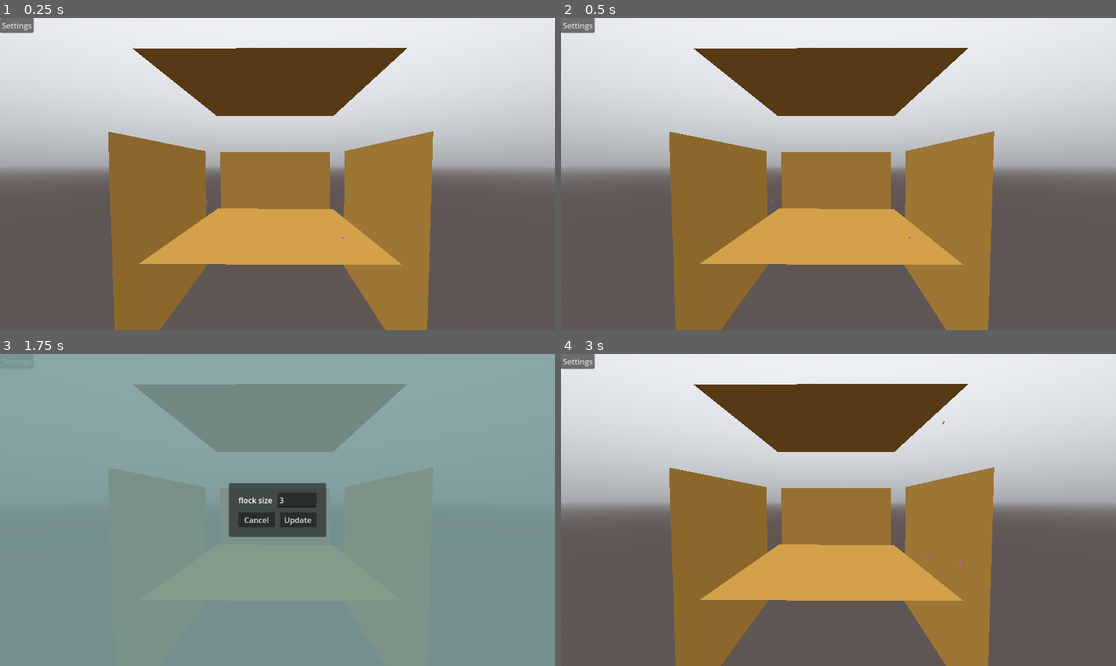
Above: before the commit, frames 1-4 (two rows, left to right).
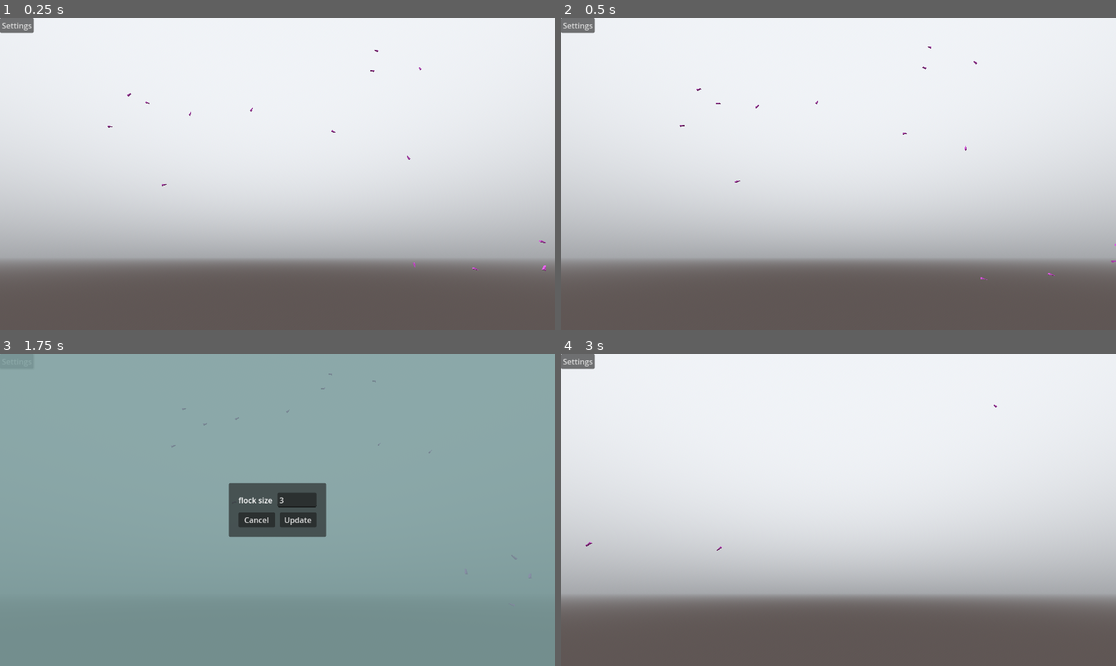
Above: after the commit, the same moments.

Repository: alxwstn/itsaboid
Game: Godot game, scene res://scenes/world.tscn
The game is run twice, just before and just after one commit, with the same random seed, the same clock (stepped at 60 frames per second) and the same inputs.
Inputs:
- Up to frame 1 (0.25 s): no input
- Up to frame 2 (0.5 s): no input
- Up to frame 3 (1.75 s): click "Settings" at 1.25 s
- Up to frame 4 (3 s): click "Update" at 2 s; tap Enter at 2.75 s

The runs differ from the first frame. In frame 1, 63% of the frame differs, in the area x 0-100%, y 9-100%; in frame 2, 63%; in frame 3, 18%; in frame 4, 63%.

Commit message:
it works afaik

Diff:
--- a/scenes/cage.tscn
+++ b/scenes/cage.tscn
@@ -22,6 +22,7 @@
 shape = SubResource("WorldBoundaryShape3D_4bx8y")
 
 [node name="MeshInstance3D" type="MeshInstance3D" parent="Floor"]
+visible = false
 mesh = SubResource("PlaneMesh_h1maf")
 
 [node name="Ceiling" type="StaticBody3D" parent="." groups=["cage"]]
@@ -33,6 +34,7 @@
 shape = SubResource("WorldBoundaryShape3D_4bx8y")
 
 [node name="MeshInstance3D" type="MeshInstance3D" parent="Ceiling"]
+visible = false
 mesh = SubResource("PlaneMesh_h1maf")
 
 [node name="Back" type="StaticBody3D" parent="." groups=["cage"]]
@@ -44,6 +46,7 @@
 shape = SubResource("WorldBoundaryShape3D_4bx8y")
 
 [node name="MeshInstance3D" type="MeshInstance3D" parent="Back"]
+visible = false
 mesh = SubResource("PlaneMesh_h1maf")
 
 [node name="Front" type="StaticBody3D" parent="." groups=["cage"]]
@@ -52,6 +55,7 @@
 collision_mask = 0
 
 [node name="CollisionShape3D" type="CollisionShape3D" parent="Front"]
+visible = false
 shape = SubResource("WorldBoundaryShape3D_4bx8y")
 
 [node name="StageRight" type="StaticBody3D" parent="." groups=["cage"]]
@@ -63,6 +67,7 @@
 shape = SubResource("WorldBoundaryShape3D_4bx8y")
 
 [node name="MeshInstance3D" type="MeshInstance3D" parent="StageRight"]
+visible = false
 mesh = SubResource("PlaneMesh_h1maf")
 
 [node name="StageLeft" type="StaticBody3D" parent="." groups=["cage"]]
@@ -74,4 +79,5 @@
 shape = SubResource("WorldBoundaryShape3D_4bx8y")
 
 [node name="MeshInstance3D" type="MeshInstance3D" parent="StageLeft"]
+visible = false
 mesh = SubResource("PlaneMesh_h1maf")
--- a/scenes/world.tscn
+++ b/scenes/world.tscn
@@ -27,7 +27,7 @@
 environment = SubResource("Environment_bw7qv")
 
 [node name="WorldCamera" parent="." instance=ExtResource("1_hg4r5")]
-transform = Transform3D(0.999976, -0.000278127, 0.00693799, 0, 0.999198, 0.0400553, -0.00694356, -0.0400544, 0.999174, 0.676622, 7.46199, 25.1019)
+transform = Transform3D(1, 0, 0, 0, 0.92521, -0.379456, 0, 0.379456, 0.92521, -0.155364, 1.45013, 20.1776)
 
 [node name="Flock" parent="." instance=ExtResource("2_wqe7o")]
 boid_scene = ExtResource("3_m5yt5")
--- a/scripts/UI.gd
+++ b/scripts/UI.gd
@@ -5,14 +5,7 @@
 var form_state = {
 	"flockSize": "3"
 }
-# Called when the node enters the scene tree for the first time.
-func _ready():
-	pass # Replace with function body.
 
-
-# Called every frame. 'delta' is the elapsed time since the previous frame.
-func _process(delta):
-	pass
 
 func _on_cancel_pressed():
 	$Settings.visible = false
@@ -39,7 +32,6 @@
 		"maxspeed": 3,
 		"minspeed": 2,
 		"flockSize": (form_state["flockSize"] as int)
-		# add boidBounds
 	}
 	$Settings.visible = false
 	state_reset.emit(state)
--- a/scripts/boid.gd
+++ b/scripts/boid.gd
@@ -3,25 +3,12 @@
 class_name Boid
 
 # "velocity" of our static body
-var v = Vector3(0,0,0)
+var v = Vector3(randf_range(-1.0, 1.0),randf_range(-1.0, 1.0),0)
 
 var boidParams
 @onready
 var area = $Area3D
 const area_radius = .5
-
-#var boidParams = {
-	#"boids": [],
-	#"turnfactor": 0.2,
-	#"visualRange": 20,
-	#"protectedRange": 2,
-	#"centeringfactor": 0.0005,
-	#"avoidfactor": 0.05,
-	#"matchingfactor": 0.05,
-	#"maxspeed": 3,
-	#"minspeed": 2,
-	#"flockSize": 3
-#}
 
 # inintialize the boid with a reference to the flock parameters
 func initialize(_boidParams, _position):
@@ -76,12 +63,11 @@
 
 			elif obj.name == "StageLeft":
 				v[0] -= boidParams["turnfactor"]
-				print("STAGELEFT")
 
 			elif obj.name == "StageRight":
 				v[0] += boidParams["turnfactor"]
 
-	# Look where you're going! Scaling made this more immediate *shrug*
+	# Look where you're going! Scaling this take effect more immediately *shrug*
 	look_at(v*100, Vector3.UP, true)
 	# enforce speed limits
 	var speed = v.length()
--- a/scripts/flock.gd
+++ b/scripts/flock.gd
@@ -3,12 +3,14 @@
 # scenes/boid.tscn
 @export var boid_scene: PackedScene
 
+@warning_ignore("unused_parameter")
 func get_initial_boid_pos(xbounds: Vector2, ybounds: Vector2, zbounds: Vector2):
 	return Vector3(
 		randf_range(xbounds[0], xbounds[1]),
 		randf_range(ybounds[0], ybounds[1]),
 		8)
-		# For 3D, Also need to adjust camera and boid implementation
+		# For 3D, would need to adjust camera and boid implementation
+		# in addition to:
 		# randf_range(zbounds[0], zbounds[1]))
 
 func reset_boids(boidParams, xbounds: Vector2, ybounds: Vector2, zbounds: Vector2):
--- a/scripts/world.gd
+++ b/scripts/world.gd
@@ -5,18 +5,18 @@
 
 var boidParams = {
 	"boids": [],
-	"turnfactor": 0.95,
-	"visualRange": 20,
+	"turnfactor": 0.75,
+	"visualRange": 5,
 	"protectedRange": 2,
 	"centeringfactor": 0.0005,
 	"avoidfactor": 0.05,
 	"matchingfactor": 0.05,
-	"maxspeed": 3,
-	"minspeed": 2,
-	"flockSize": 3
+	"maxspeed": 8,
+	"minspeed": 3,
+	"flockSize": 15
 }
-var xbounds = Vector2(-12, 12)
-var ybounds = Vector2(0, 16)
+var xbounds = Vector2(-16, 16)
+var ybounds = Vector2(0, 20)
 var zbounds = Vector2(-12, 12)
 
 # Called when the node enters the scene tree for the first time.
